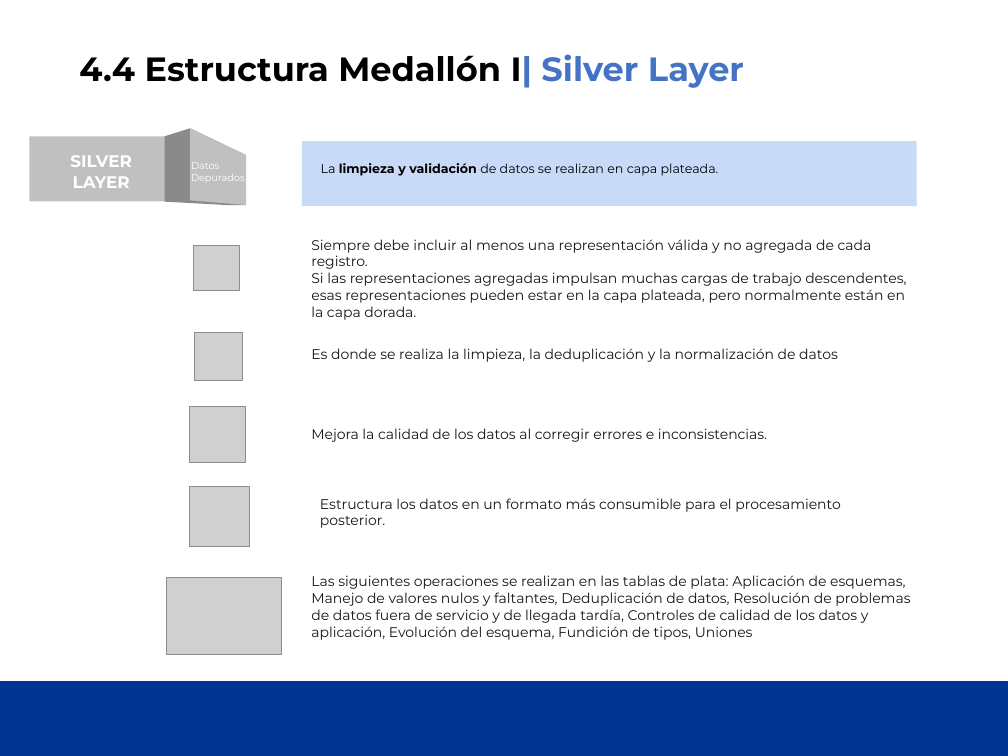
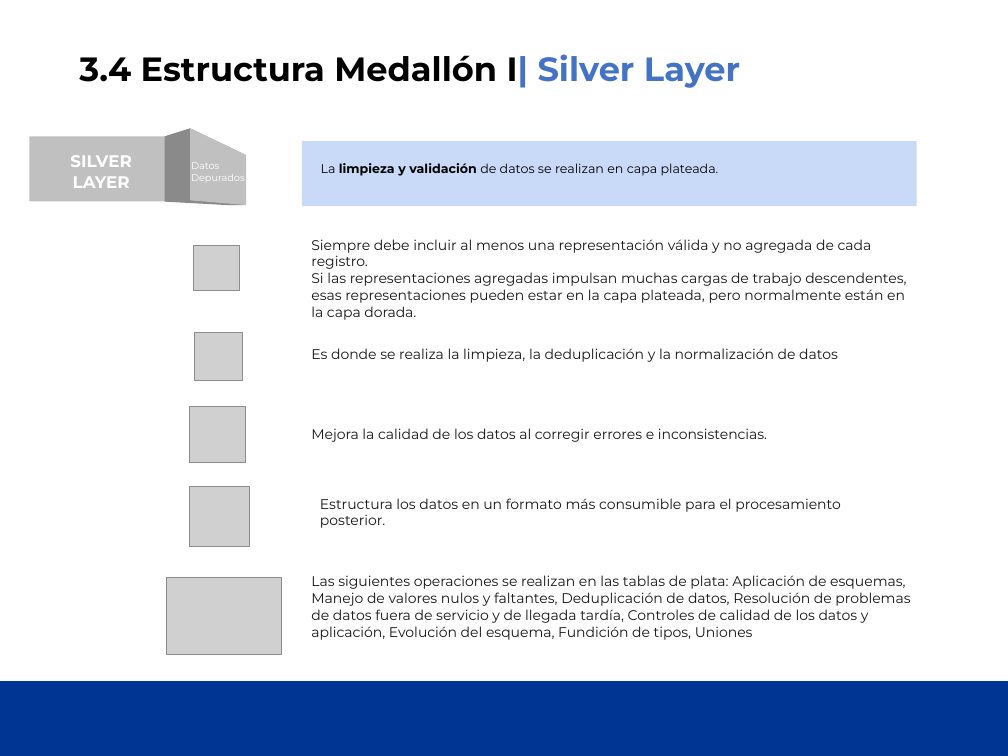
Before and after one commit to cpl-ceste/databricks_governance, a slide deck: slide 13 of UC_Course_Sesion1/UCDatabrick - Sesion 1.pptx (slide 11 before the commit). Drawn at 1008x756 pixels with LibreOffice and Linux fonts; fonts in the diff are those of the drawing; grey boxes stand for pictures; background and template pictures are left out. Boxes give left, top, right and bottom in pixels: in the first picture for what was removed or moved away, otherwise in the second. Text is boxed around its words. In the diff, an @@ line names an element or a change of style, - is before the commit and + after.

```diff
--- a/UC_Course_Sesion1/UCDatabrick - Sesion 1.pptx
+++ b/UC_Course_Sesion1/UCDatabrick - Sesion 1.pptx
@@ title at bbox=[79, 54, 740, 88]: text changed @@
-4.4 Estructura Medallón I| Silver Layer
+3.4 Estructura Medallón I| Silver Layer
```
Also in this commit, not shown: 9 other slides changed, 4 slides added, 1 other file.
